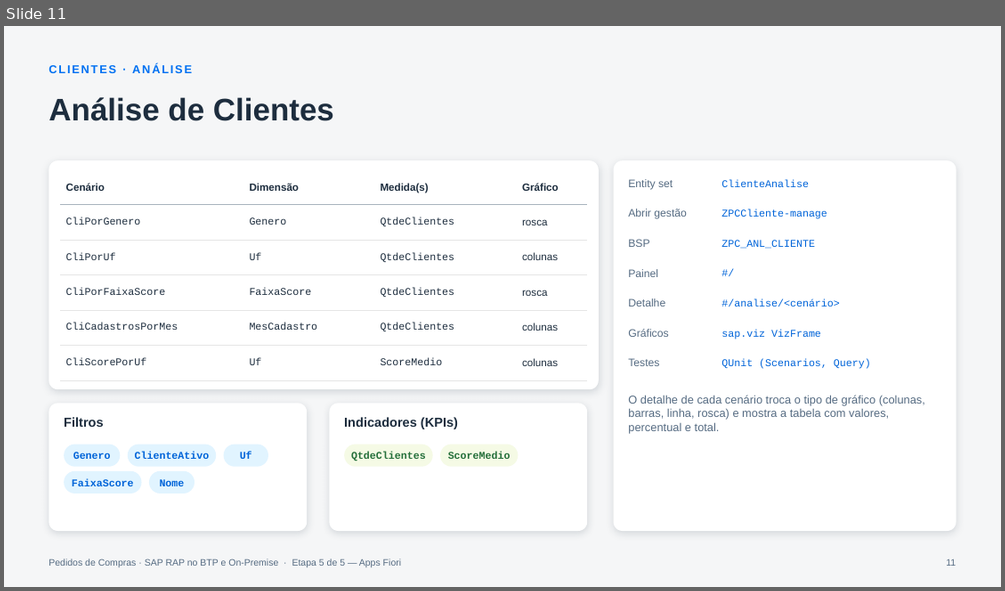
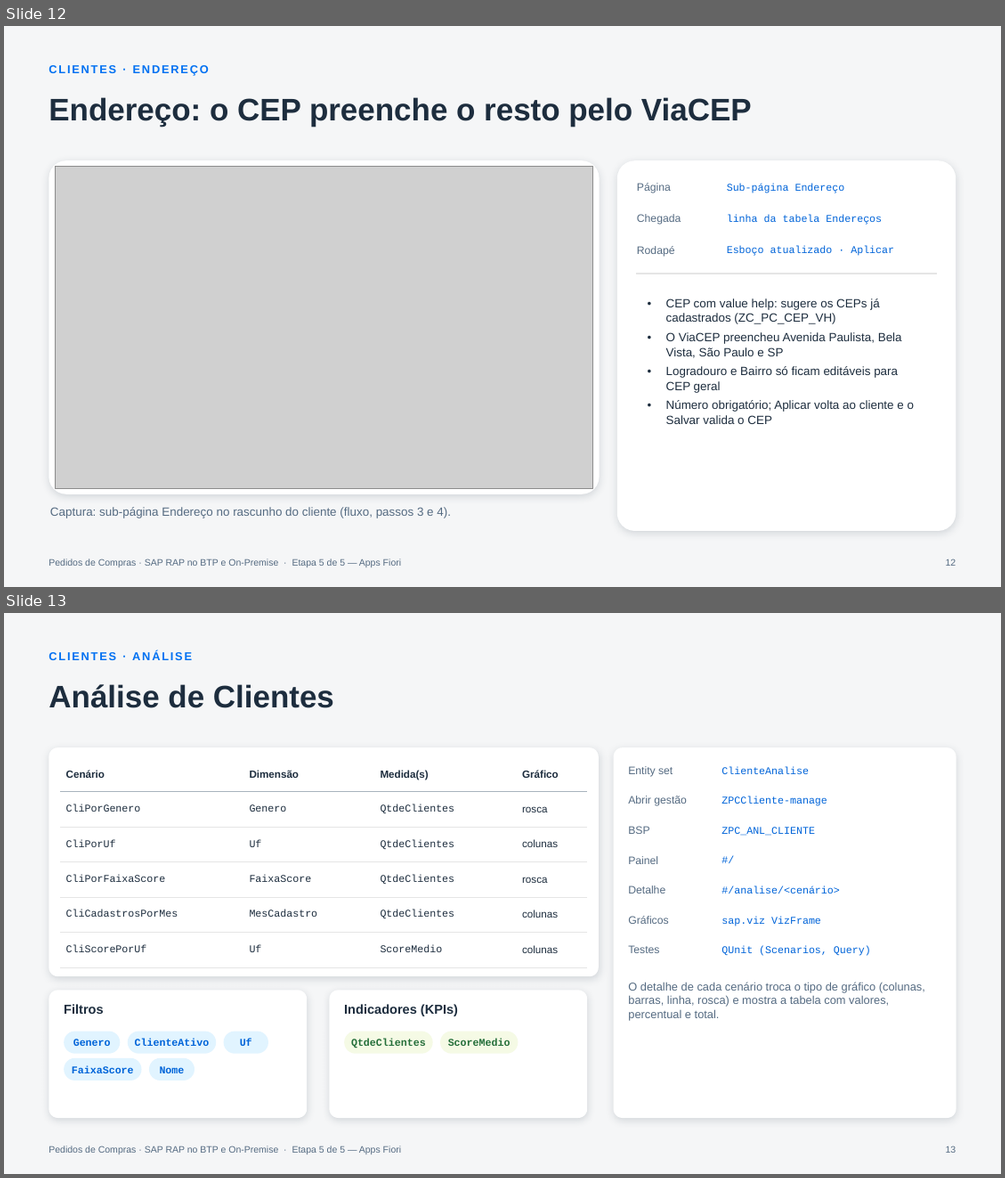
Before and after one commit to AdrianoBispo/sap-abap-rap-pedidos-de-compras-app, a slide deck: docs/apresentacoes/05-apps-fiori.pptx. Shown one above the other, each under a label of ours: slide 11 before the commit, slides 12 and 13 after it. The pictures are 1005x591 and 1005x1178 pixels, drawn with LibreOffice and Linux fonts; fonts in the diff are those of the drawing; grey boxes stand for pictures. Boxes give left, top, right and bottom in pixels: in the first picture for what was removed or moved away, otherwise in the second. Text is boxed around its words. In the diff, an @@ line names an element or a change of style, - is before the commit and + after.

```diff
--- a/docs/apresentacoes/05-apps-fiori.pptx
+++ b/docs/apresentacoes/05-apps-fiori.pptx
@@ slide 12 added at [4, 26, 1001, 587], background #F5F6F7; not listed: 1 template element that a slide beside it also shows @@
@@ text added at [48, 65, 209, 75], 11 pt, text #0070F2, bold @@
+CLIENTES · ENDEREÇO
@@ title added at [48, 97, 752, 127], 30 pt, text #1D2D3E, bold @@
+Endereço: o CEP preenche o resto pelo ViaCEP
@@ rounded rectangle added at [48, 160, 599, 494], fill #FFFFFF @@
@@ picture added at [55, 167, 593, 488] @@
@@ rounded rectangle added at [617, 160, 956, 531], fill #FFFFFF @@
@@ text added at [637, 183, 671, 193], 10.5 pt, text #556B82 @@
+Página
@@ text added at [727, 184, 845, 193], 10 pt, text #0064D9 @@
+Sub-página Endereço
@@ text added at [637, 214, 680, 224], 10.5 pt, text #556B82 @@
+Chegada
@@ text added at [727, 215, 882, 224], 10 pt, text #0064D9 @@
+linha da tabela Endereços
@@ text added at [637, 246, 675, 257], 10.5 pt, text #556B82 @@
+Rodapé
@@ text added at [727, 246, 894, 256], 10 pt, text #0064D9 @@
+Esboço atualizado · Aplicar
@@ line added from (636, 273) to (938, 273), #E5E5E5 1 pt @@
@@ text added at [666, 298, 914, 424], 11.5 pt, text #1D2D3E @@
+• CEP com value help: sugere os CEPs já cadastrados (ZC_PC_CEP_VH)
+• O ViaCEP preencheu Avenida Paulista, Bela Vista, São Paulo e SP
+• Logradouro e Bairro só ficam editáveis para CEP geral
+• Número obrigatório; Aplicar volta ao cliente e o Salvar valida o CEP
@@ rounded rectangle added at [48, 503, 599, 533], 11.5 pt, text #556B82 @@
+Captura: sub-página Endereço no rascunho do cliente (fluxo, passos 3 e 4).
@@ page number added at [946, 558, 956, 565], 9 pt, text #556B82 @@
+12
@@ what was slide 11 is now slide 13 @@
@@ page number at [946, 1145, 956, 1152]: text changed @@
-11
+13
```
Also in this commit, not shown: 11 other slides added.
